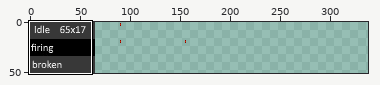
Sprite sheet: monsters/boss/unboundtankboss/barrel/barrelfullbright.png. The picture above shows the old version from afar; the outline marks the close-up.
Close-up. As it was:
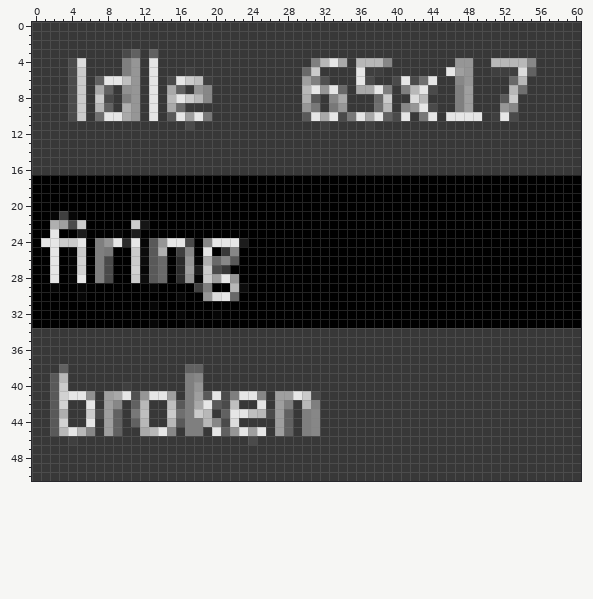
The file is 195x51 pixels. Pixels under 10% opacity are left out. Colours within 5 levels of each other are drawn and written as one. Shown: x 0..60, y 0..50. The old version is drawn lined up with the new one, on the new canvas. The wide view leaves out empty margins. The commit also changed other parts of the picture, which this record leaves out.
After:
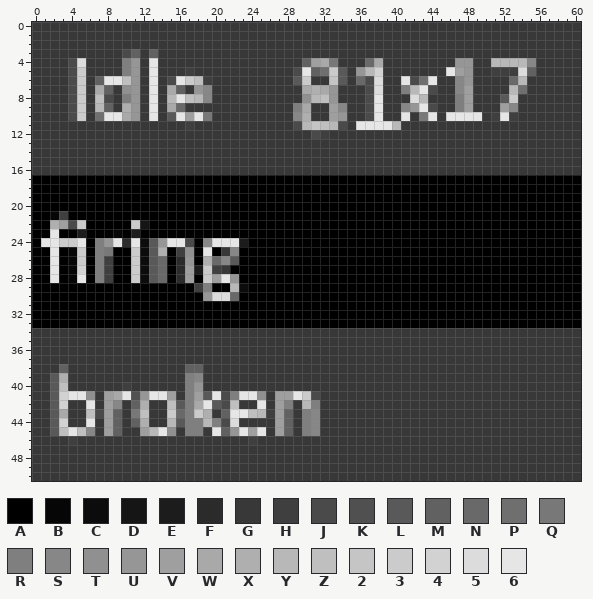
Palette (. is transparent): A #000000  B #060606  C #0c0c0c  D #151515  E #1c1c1c  F #2b2b2b  G #383838  H #3f3f3f  J #4a4a4a  K #505050  L #595959  M #616161  N #696969  P #6f6f6f  Q #787878  R #7f7f7f  S #878787  T #909090  U #969696  V #9f9f9f  W #a9a9a9  X #afafaf  Y #b8b8b8  Z #bfbfbf  2 #c5c5c5  3 #cbcbcb  4 #d2d2d2  5 #dcdcdc  6 #e6e6e6
What changed:
canvas 195x51 -> 405x51
@@ x 0..60 @@
  3 GGGGGGGGGGJMGMGGGGGGGGGGGGGGGGGGGGGGGGGGGGGGGGGGGGGGGGGGGGGGG
- 4 GGGGJ5GGGGRUG6GGGGGGGGGGGGGGGGGRY6WGYYYSGGGGGGGUUGGYYYYSGGGGG
- 5 GGGGJ3GGGGRUG6GGGHGGGGGGGGGGGGN3GGGG6HHGGGGGGG6VUGGHHH5MGGGGG
- 6 GGGGJ3GM66ZUG6GJ63ZHGGGGGGGGGGVRKGGG6JGGJ6JP6GGSUGGGGNYGGGGGG
- 7 GGGGJ3GWMGTUG6GWMGUSGGGGGGGGGGY6U6NGWW6RGRY6JGGRVGGGGYPGGGGGG
- 8 GGGGJ3G3JGRUG6GY63YSGGGGGGGGGGXLGSWGGGN3GG5YGGGRVGGGL3GGGGGGG
- 9 GGGGJ3GYMGXUG6GWNGGGGGGGGGGGGGUQGQUGGGPYGSU6JGGRVGGGUSGGGGGGG
-10 GGGGJ3GP66WUG6GL6V6QGGGGGGGGGGL6W6JQ6W6MJ6GQ6G6666GH6JGGGGGGG
-11 GGGGGGGGGGGGGGGGGJGGGGGGGGGGGGGGHGGGGHGGGGGGGGGGGGGGGGGGGGGGG
-12 GGGGGGGGGGGGGGGGGGGGGGGGGGGGGGGGGGGGGGGGGGGGGGGGGGGGGGGGGGGGG
+ 4 GGGGJ5GGGGRUG6GGGGGGGGGGGGGGGGMVWQGGGNWGGGGGGGGUUGGYYYYSGGGGG
+ 5 GGGGJ3GGGGRUG6GGGHGGGGGGGGGGGJ6MP3LGUY4GGGGGGG6VUGGHHH5MGGGGG
+ 6 GGGGJ3GM66ZUG6GJ63ZHGGGGGGGGGL3GG2LGNJ5GG6JP6GGSUGGGGNYGGGGGG
+ 7 GGGGJ3GWMGTUG6GWMGUSGGGGGGGGGGWXWUGGGJ5GGRY6JGGSVGGGGYPGGGGGG
+ 8 GGGGJ3GZJGRUG6GY6ZYSGGGGGGGGGGTYZUGGGJ6GGG5YGGGRVGGGL3GGGGGGG
+ 9 GGGGJ3GYMGXUG6GWNGGGGGGGGGGGGRWGGVSGGJ6GGSU6JGGRVGGGVSGGGGGGG
+10 GGGGJ3GP66WUG6GL6V6QGGGGGGGGGSXGGVUGGJ6GG6GQ6G6666GH6HGGGGGGG
+11 GGGGGGGGGGGGGGGGGHGGGGGGGGGGGJY2ZYJG6666YGGGGGGGGGGGGGGGGGGGG
+12 GGGGGGGGGGGGGGGGGGGGGGGGGGGGGGGJHGGGGGGGGGGGGGGGGGGGGGGGGGGGG
 13 GGGGGGGGGGGGGGGGGGGGGGGGGGGGGGGGGGGGGGGGGGGGGGGGGGGGGGGGGGGGG
@@ x 0..23 @@
 20 AAAAAAAAAAAAAAAAAAAAAAAA
-21 AABHBAAAAAAAAAAAAAAAAAAA
+21 AABHAAAAAAAAAAAAAAAAAAAA
 22 AAXVJ3AAAAA3DAAAAAAAAAAA
 23 AA6AAEAAABAEAAAAAAAAAAAA
-24 A66336ARU6F6BLU66JAS666E
-25 AA6AB3ARQAA3CLXAHSA6AGSA
-26 AA6AB4ARJAA3CLNAFUBXNSLA
-27 AA6AB4ARJAA4BLNAFVE3JGAA
-28 AA6AB6ARJAA3CLNAFUB3V6UA
-29 AABAABAAAAAAABAAAAHRAAYC
-30 AAAAABAAAAAAAAAABAAU56NA
-31 AAAAAAAAAAAAABAAAAAAAAAA
-32 AAAAAAAAAAAAAAAABAAABAAA
-33 AAAAAAAAAAAAABAAABAAAAAA
+24 A66336ARU6F6CLU66JAS666E
+25 AA6AB3ARQAA3CLXAHTA6AGSA
+26 AA6AB3ARHAA3CLNAFUAXNSLA
+27 AA6AB4ARHAA3CLNAFVE3HGAA
+28 AA6AB6ARHAA3CLNAFVA3V6UA
+29 AAAAAAAAAAAAAAAAAAHRAAYC
+30 AAAAAAAAAAAAAAAAAAAU55NA
+31 AAAAAAAAAAAAAAAAAAAAAAAA
+32 AAAAAAAAAAAAAAAAAAAAAAAA
+33 AAAAAAAAAAAAAAAAAAAAAAAA
 34 GGGGGGGGGGGGGGGGGGGGGGGG
@@ x 1..28 @@
 38 GGMGGGGGGGGGGGGGMMGGGGGGGGGG
-39 GLYGGGGGGGGGGGGGRSGGGGGGGGGG
-40 GL3GGGGGGHGGGGGGRUGGGGGGGGGG
-41 GL466TGVW6KU66VGRVL6JR66SGVV
-42 GL4GG6GVSGMYGGZLRW6LJZGG6GVR
-43 GLXGG3JVMGQZGG3PR3YGM66ZYJVM
-44 GL4GG6GVMGMYGGYLRRYSJ5GGGGVM
-45 GLY6YSGVMGGWY6SGRRG6MU6V6GVM
-46 GGGHGGGGGGGGGGGGGGGGGGGJGGGG
+39 GLXGGGGGGGGGGGGGRSGGGGGGGGGG
+40 GLZGGGGGGHGGGGGGRUGGGGGGGGGG
+41 GL466TGVW6KU66VGRVL6JR66TGVV
+42 GL4GG6GVSGMXGGZLRW6LJZGG6GVR
+43 GLWGGZJVMGQZGG3NR3XGM66ZYHVM
+44 GL4GG6GVMGMXGGYLRRYRJ5GGGGVM
+45 GLZ6ZSGVMGGVY6TGRRG6MU6V6GVM
+46 GGGHGGGGGGGGGGGGGGGGGGGHGGGG
 47 GGGGGGGGGGGGGGGGGGGGGGGGGGGG
